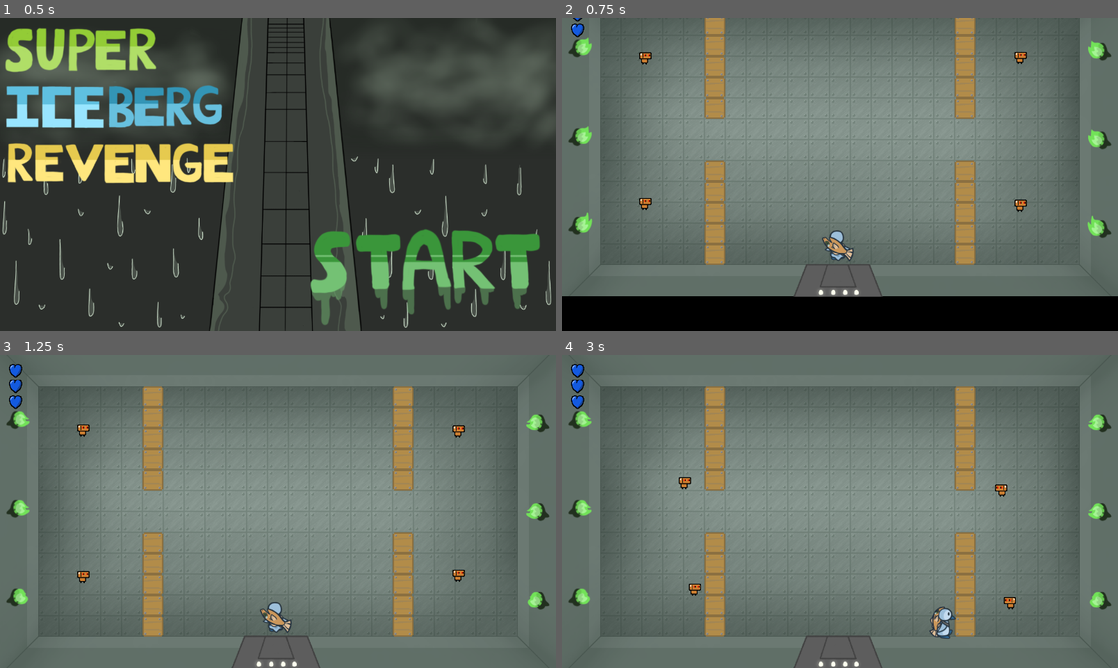
Above: before the commit, frames 1-4 (two rows, left to right).
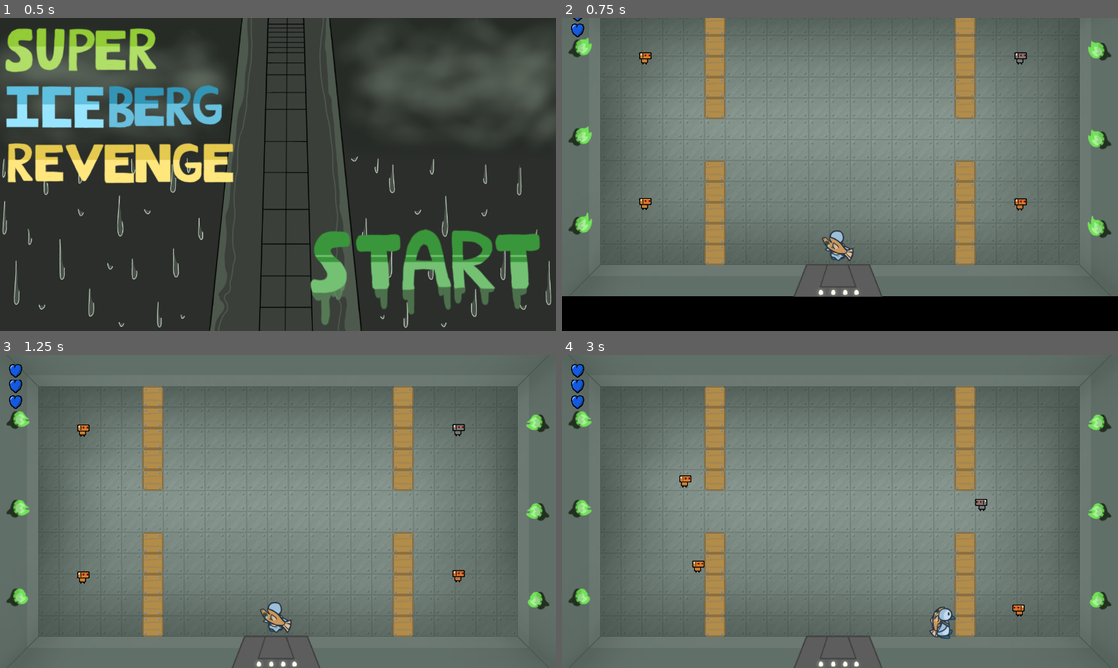
Above: after the commit, the same moments.

Repository: actually-reb/fenrir-2020
Game: Godot game, scene res://scene/Main.tscn
Two runs of this game, one before a commit and one after it. Both use one fixed random seed, a clock stepped at 60 frames per second and the inputs below.
Inputs (mouse positions are in pixels of both pictures, inside the frame that each line leads up to):
- Up to frame 1 (0.5 s): no input
- Up to frame 2 (0.75 s): click (990, 268) at 0.5 s
- Up to frame 3 (1.25 s): no input
- Up to frame 4 (3 s): move the mouse to (962, 495) at 1.27 s; hold D (move_right) 1.28-2.03 s; click (962, 495) at 1.42 s; move the mouse to (728, 527) at 2.02 s; hold S (move_down) 2.03-2.78 s; move the mouse to (895, 442) at 2.77 s; hold D (move_right) from 2.78 s (still down)

Frame 1 is identical in both runs. In frame 2, 0.1% of the frame differs, in the area x 81-84%, y 10-62%; in frame 3, 0.1%; in frame 4, 0.5%, in the area x 21-84%, y 38-84%.

Commit message:
random robot sprite

Diff:
--- a/entity/TinyRobot.gd
+++ b/entity/TinyRobot.gd
@@ -18,6 +18,9 @@
 var health = 2
 
 func _ready():
+	# random sprite
+	sprite.frame = randi() % 5
+
 	hop_timer.wait_time = randf() * hop_interval # Randomize start
 	hop_timer.start()
 	wait_timer.wait_time = randf() * 1 + 0.2
--- a/entity/TinyRobot.tscn
+++ b/entity/TinyRobot.tscn
@@ -1,6 +1,6 @@
 [gd_scene load_steps=6 format=2]
 
-[ext_resource path="res://sprite/tinyrobot.png" type="Texture" id=1]
+[ext_resource path="res://sprite/robot_sheet.png" type="Texture" id=1]
 [ext_resource path="res://entity/TinyRobot.gd" type="Script" id=2]
 [ext_resource path="res://sfx/metal_slap.wav" type="AudioStream" id=3]
 
@@ -17,6 +17,7 @@
 
 [node name="Sprite" type="Sprite" parent="."]
 texture = ExtResource( 1 )
+hframes = 5
 
 [node name="CollisionShape2D" type="CollisionShape2D" parent="."]
 shape = SubResource( 1 )
Binary file added: sprite/robot_sheet.png
Not shown, added: sprite/robot_sheet.png.import
